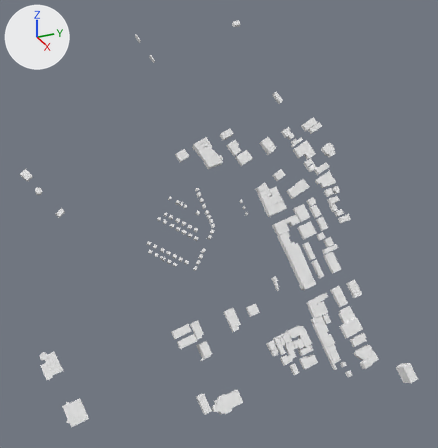
The glTF model foss4g-2025/public/premade-output/tileset/buildings/data/RC010.glb as it was, and as the next commit left it.
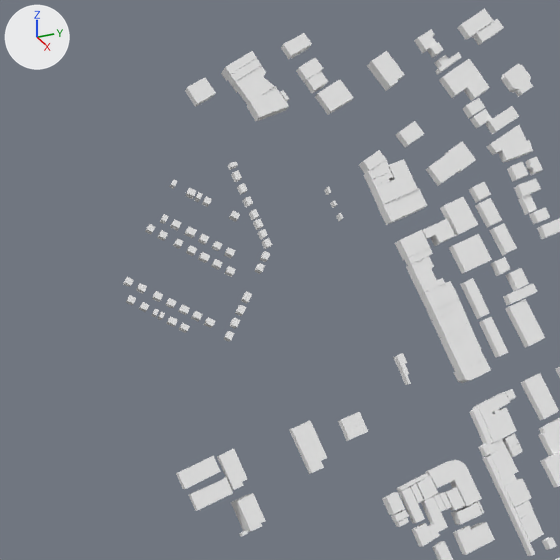
There are two pictures of each version: one whole from a camera (50 mm lens) standing at (-5087111.0, 466073.0, -3804862.0) and looking at (-5087844.0, 466402.0, -3805228.0), one close up on the part from 20% to 80% of the width and 25% to 83% of the height. Lighting does not change. The marker at upper left points along +X, +Y and +Z. Where no turn or scale is listed for an object, it has been applied to the vertices. Vertices at the same position are counted once.

Objects in the first close-up: 'node'.
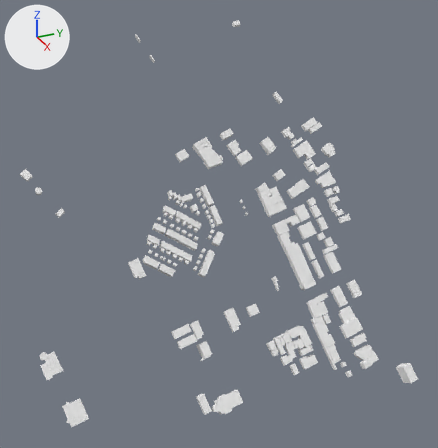
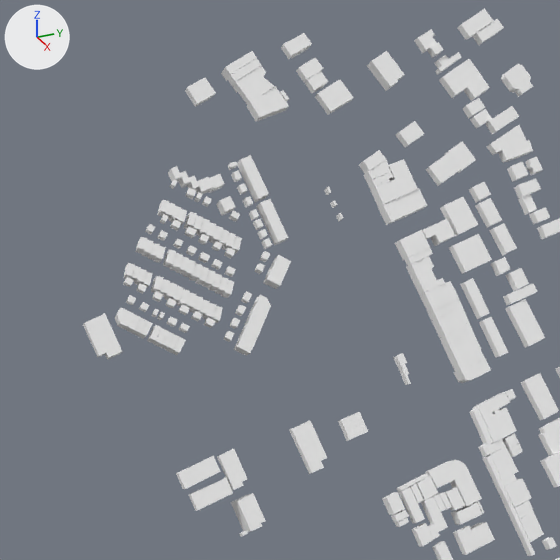
Where the change shows, as pixel boxes (x1, y1, x2, y2) in the close-ups (560 x 560 px):
'node', reshaped
    before: (123, 8, 560, 560)
    after: (83, 8, 560, 560)
part 1 of me_mesh_0, added
    after: (269, 261, 289, 273)
part 2 of me_mesh_0, added
    after: (263, 273, 283, 289)
part 3 of me_mesh_0, added
    after: (171, 337, 186, 355)
part 4 of me_mesh_0, added
    after: (219, 202, 235, 216)
part 5 of me_mesh_0, added
    after: (216, 196, 233, 209)
part 6 of me_mesh_0, added
    after: (83, 155, 291, 360)

The change in detail:
me_mesh_0 is used by ob_node; location (-5087881.5, 466387.7, -3805214.0).
me_mesh_0 had 1982 vertices, 3212 faces and spanned x -201.0..251.0, y -260.0..256.0, z -246.0..241.0.
me_mesh_0 now has 2722 vertices, 4412 faces and spans x -201.0..251.0, y -260.0..256.0, z -246.0..241.0.
me_mesh_0 part 1: the loose piece of 8 vertices spanning x -4.0..6.0, y -11.0..-3.0, z -54.0..-45.0 is copied, and the copy is multiplied about its middle by the matrix ((1.62, -0.004, 0.0), (0.004, 1.62, -0.005), (0.0, 0.005, 1.62)), then moved by (1.0, 37.0, -5.0); it spans x -6.0..10.0, y 24.0..36.0, z -62.0..-47.0.
me_mesh_0 part 2: the loose piece of 8 vertices spanning x 8.0..18.0, y -3.0..4.0, z -71.0..-61.0 is copied, and the copy is multiplied about its middle by the matrix ((1.014, -1.053, 0.65), (0.866, 0.003, -1.345), (0.884, 1.204, 0.572)), then moved by (-6.0, 23.0, 5.0); it spans x -2.0..14.0, y 18.0..30.0, z -68.0..-53.0.
me_mesh_0 part 3: the loose piece of 8 vertices spanning x 13.0..23.0, y -52.0..-44.0, z -82.0..-72.0 is copied, and the copy is multiplied about its middle by the matrix ((1.035, 0.879, 0.884), (-1.065, 0.027, 1.22), (0.647, -1.361, 0.595)), then moved by (3.0, -6.0, -11.0); it spans x 13.0..29.0, y -60.0..-49.0, z -96.0..-80.0.
me_mesh_0 part 4: the loose piece of 8 vertices spanning x -29.0..-20.0, y 15.0..21.0, z -16.0..-6.0 is copied, and the copy is multiplied about its middle by the matrix ((0.952, -0.995, 0.62), (0.817, -0.009, -1.27), (0.84, 1.136, 0.532)), then moved by (-1.0, -15.0, -3.0); it spans x -32.0..-19.0, y -2.0..7.0, z -20.0..-8.0.
me_mesh_0 part 5: the loose piece of 8 vertices spanning x -35.0..-26.0, y -20.0..-14.0, z -8.0..1.0 is copied, and the copy is multiplied about its middle by the matrix ((1.528, 0.619, 0.264), (-0.664, 1.284, 0.836), (0.107, -0.87, 1.422)), then moved by (2.0, 19.0, -7.0); it spans x -35.0..-22.0, y -3.0..7.0, z -17.0..-4.0.
me_mesh_0 part 6: 704 vertices added at x -52.0..38.0, y -115.0..41.0, z -103.0..18.0.
